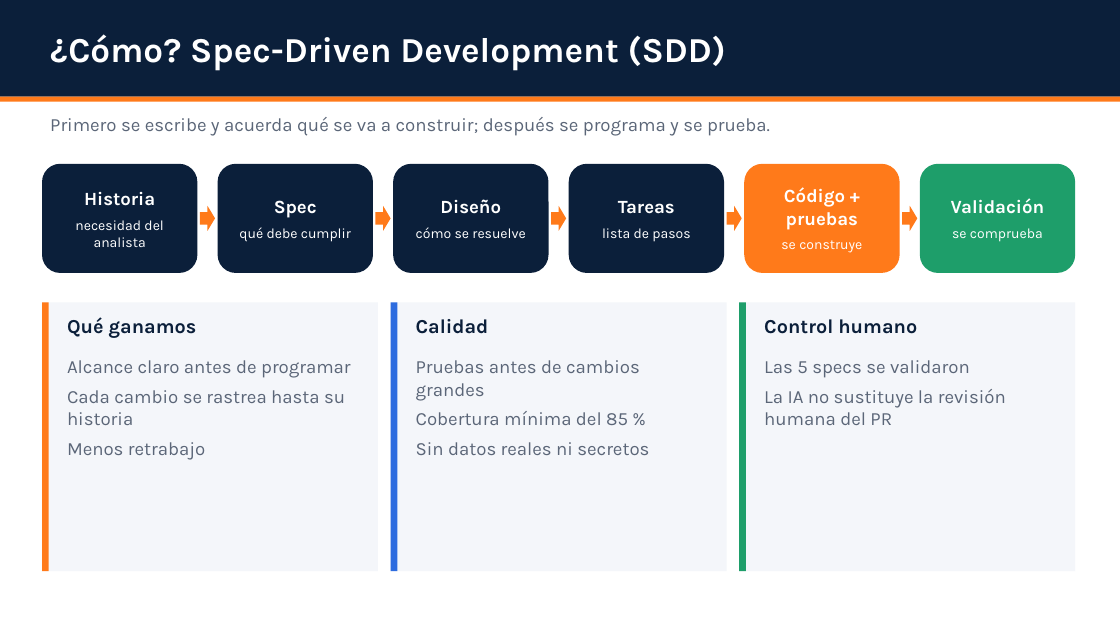
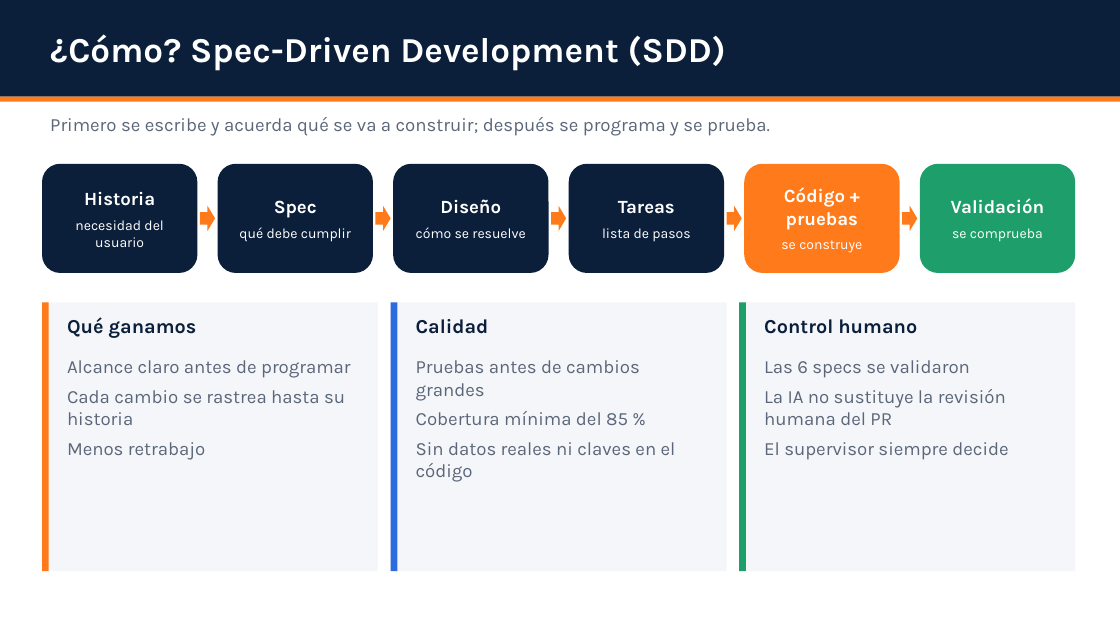
Before and after one commit to user-bcp-studentntt28/ai-labs, a slide deck: slide 4 of docs/Conciliacion-Presentacion.pptx. Drawn at 1120x630 pixels with LibreOffice and Linux fonts; fonts in the diff are those of the drawing. Boxes give left, top, right and bottom in pixels: in the first picture for what was removed or moved away, otherwise in the second. Text is boxed around its words. In the diff, an @@ line names an element or a change of style, - is before the commit and + after.

```diff
--- a/docs/Conciliacion-Presentacion.pptx
+++ b/docs/Conciliacion-Presentacion.pptx
@@ text in rounded rectangle at (75, 220, 163, 247): text changed @@
-necesidad del analista
+necesidad del usuario
@@ text at (764, 360, 970, 378): text changed @@
-Las 5 specs se validaron
+Las 6 specs se validaron
@@ text at (416, 442, 676, 482): text changed @@
-Sin datos reales ni secretos
+Sin datos reales ni claves en el código
@@ text at (764, 442, 1008, 460): paragraph added @@
+El supervisor siempre decide
```
Also in this commit, not shown: 6 other slides changed, 1 slide added, 53 other files.
